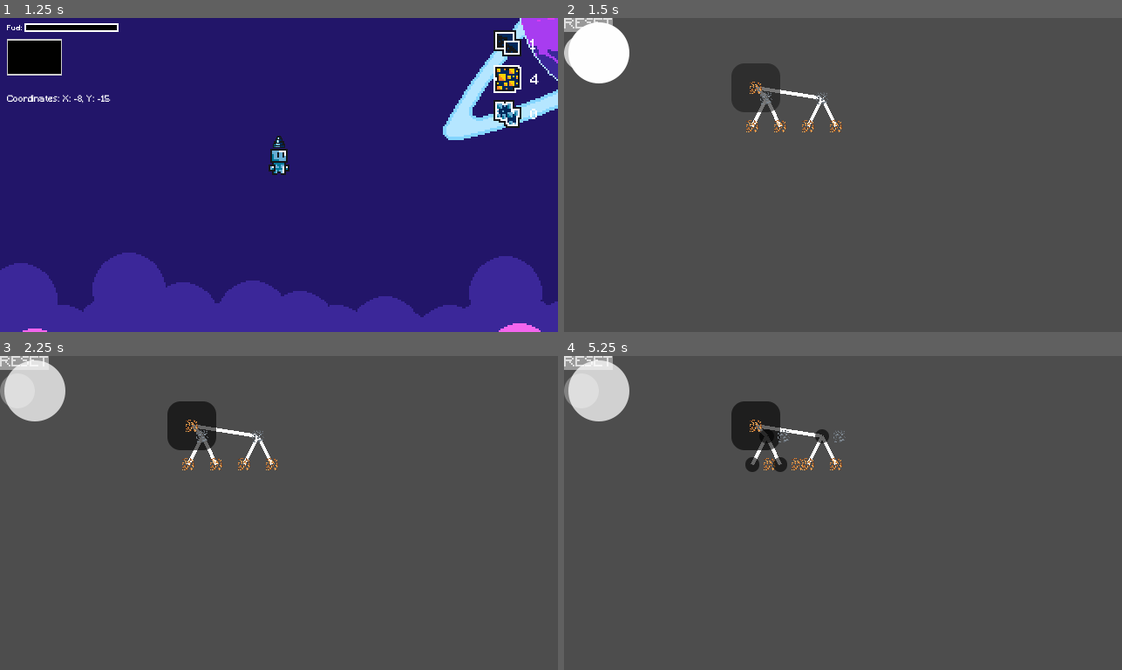
Above: before the commit, frames 1-4 (two rows, left to right).
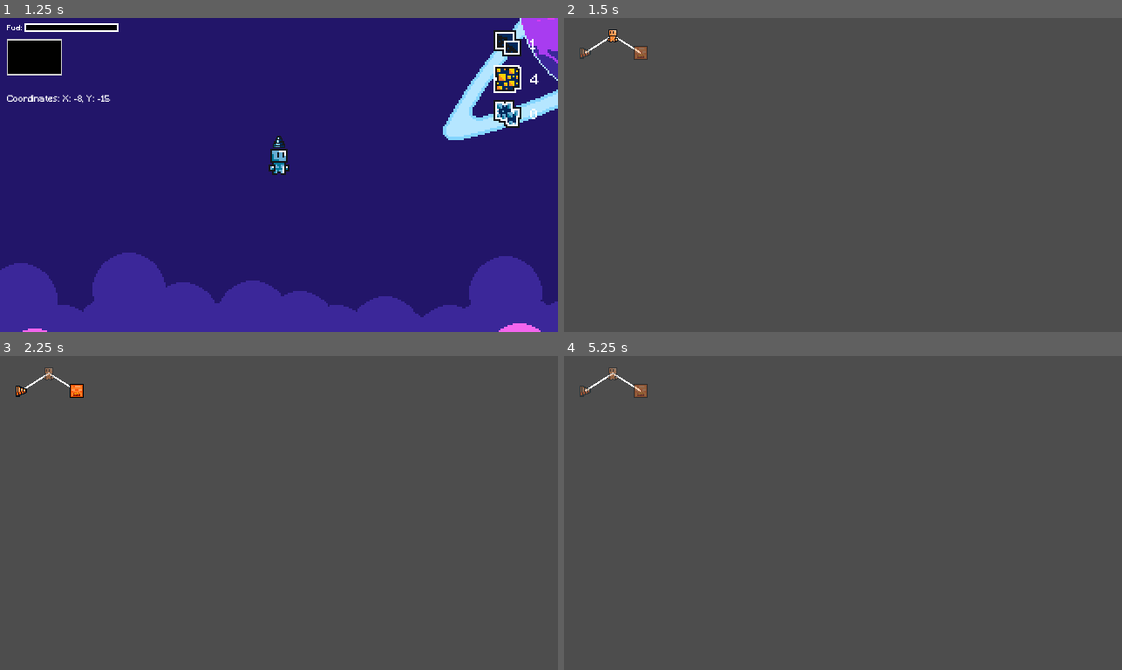
Above: after the commit, the same moments.

Repository: Renan-G-projec/A-Journey-Of-A-Robot
Game: Godot game, scene res://scenes/ui/menu.tscn
The game is run twice, just before and just after one commit, with the same random seed, the same clock (stepped at 60 frames per second) and the same inputs. The engine's default icon, where the game draws it, is replaced by a stand-in: a white triangle on a blue panel in a dark square.
Inputs (mouse positions are in pixels of both pictures, inside the frame that each line leads up to; where the layout moved, square brackets give the same spot in the first picture):
- Up to frame 1 (1.25 s): click "Play Game" at 0.5 s
- Up to frame 2 (1.5 s): tap Enter at 1.25 s; move the mouse to (597, 55) at 1.27 s; hold D (GoRight) from 1.28 s (still down); tap T (OpenTechTree) at 1.35 s; click (597, 55) at 1.42 s
- Up to frame 3 (2.25 s): tap Up at 1.52 s; release D (GoRight) at 2 s; click (50, 374) [189, 425] at 2 s
- Up to frame 4 (5.25 s): click (586, 390) [764, 437] at 2.75 s; click (642, 390) [820, 437] at 3.5 s; click (753, 465) at 4.27 s; click (781, 465) at 5.02 s

Frame 1 is identical in both runs. In frame 2, 3.7% of the frame differs, in the area x 0-50%, y 0-37%; in frame 3, 3.7%; in frame 4, 4.0%, in the area x 0-51%, y 0-37%.
Error before the commit: Invalid access to property or key 'zoom' on a base object of type 'null instance'. (res://scripts/ui/techtree_scene.gd:22)

Commit message:
Got Tech Tree working
I just got the entire tech tree working when the main scene is loaded with the press of the T button! I need to connect it to ores now

Diff:
--- a/scenes/ui/techtree.tscn
+++ b/scenes/ui/techtree.tscn
@@ -2,84 +2,87 @@
 
 [ext_resource type="PackedScene" uid="uid://chs5ip7fes88t" path="res://scenes/ui/techtree_node.tscn" id="1_8kas3"]
 [ext_resource type="Script" uid="uid://wipqk7nssg8e" path="res://scripts/ui/techtree.gd" id="1_uak1h"]
-[ext_resource type="Texture2D" uid="uid://bosgkrmrth7tg" path="res://assets/sprites/iron_ore.png" id="4_n3ral"]
-[ext_resource type="Texture2D" uid="uid://bfmk18budti48" path="res://assets/sprites/copper_ore.png" id="5_151rp"]
+[ext_resource type="Texture2D" uid="uid://bb8scfhg75f3b" path="res://assets/sprites/drillStage1TechTree.png" id="4_n3ral"]
+[ext_resource type="Texture2D" uid="uid://bo0kepnwkipta" path="res://assets/sprites/furnanceStage1TechTree.png" id="5_151rp"]
+
+[sub_resource type="StyleBoxEmpty" id="StyleBoxEmpty_ocdmj"]
+
+[sub_resource type="StyleBoxEmpty" id="StyleBoxEmpty_xoi5o"]
+
+[sub_resource type="StyleBoxEmpty" id="StyleBoxEmpty_1x505"]
+
+[sub_resource type="StyleBoxEmpty" id="StyleBoxEmpty_uve0u"]
+
+[sub_resource type="StyleBoxEmpty" id="StyleBoxEmpty_o3sd2"]
 
 [sub_resource type="StyleBoxEmpty" id="StyleBoxEmpty_bmhcj"]
 
+[sub_resource type="StyleBoxEmpty" id="StyleBoxEmpty_r78b4"]
+
+[sub_resource type="StyleBoxEmpty" id="StyleBoxEmpty_n3ral"]
+
+[sub_resource type="StyleBoxEmpty" id="StyleBoxEmpty_151rp"]
+
+[sub_resource type="StyleBoxEmpty" id="StyleBoxEmpty_28683"]
+
 [sub_resource type="StyleBoxEmpty" id="StyleBoxEmpty_syhwj"]
 
-[sub_resource type="StyleBoxEmpty" id="StyleBoxEmpty_jsxaf"]
+[sub_resource type="StyleBoxEmpty" id="StyleBoxEmpty_quyhe"]
 
-[sub_resource type="StyleBoxEmpty" id="StyleBoxEmpty_aeoh2"]
+[sub_resource type="StyleBoxEmpty" id="StyleBoxEmpty_kope0"]
 
-[sub_resource type="StyleBoxEmpty" id="StyleBoxEmpty_86ywn"]
+[sub_resource type="StyleBoxEmpty" id="StyleBoxEmpty_yucib"]
 
-[sub_resource type="StyleBoxEmpty" id="StyleBoxEmpty_fbp0s"]
+[sub_resource type="StyleBoxEmpty" id="StyleBoxEmpty_6m0jy"]
 
 [node name="Techtree" type="Control" unique_id=861137030]
 layout_mode = 3
 anchors_preset = 0
-offset_right = 128.0
-offset_bottom = 80.0
+offset_right = 112.0
+offset_bottom = 64.0
 script = ExtResource("1_uak1h")
 
 [node name="A" parent="." unique_id=2096825410 instance=ExtResource("1_8kas3")]
 layout_mode = 0
-offset_right = 56.0
-offset_bottom = 56.0
-icon = ExtResource("5_151rp")
+offset_left = 48.0
+offset_right = 64.0
+offset_bottom = 40.0
+theme_override_colors/icon_pressed_color = Color(0.21176471, 0.21568628, 0.21568628, 1)
+theme_override_colors/icon_hover_color = Color(0.827451, 0.827451, 0.827451, 1)
+theme_override_styles/normal = SubResource("StyleBoxEmpty_ocdmj")
+theme_override_styles/pressed = SubResource("StyleBoxEmpty_xoi5o")
+theme_override_styles/hover = SubResource("StyleBoxEmpty_1x505")
+theme_override_styles/disabled = SubResource("StyleBoxEmpty_uve0u")
+theme_override_styles/focus = SubResource("StyleBoxEmpty_o3sd2")
 
 [node name="B" parent="." unique_id=1304348069 instance=ExtResource("1_8kas3")]
 layout_mode = 0
-offset_left = 32.0
+offset_left = 16.0
 offset_top = 32.0
-offset_right = 49.0
+offset_right = 33.0
 offset_bottom = 48.0
+theme_override_colors/icon_pressed_color = Color(0.21176471, 0.21568628, 0.21568628, 1)
+theme_override_colors/icon_hover_color = Color(0.827451, 0.827451, 0.827451, 1)
 theme_override_styles/normal = SubResource("StyleBoxEmpty_bmhcj")
+theme_override_styles/pressed = SubResource("StyleBoxEmpty_r78b4")
+theme_override_styles/hover = SubResource("StyleBoxEmpty_n3ral")
+theme_override_styles/disabled = SubResource("StyleBoxEmpty_151rp")
+theme_override_styles/focus = SubResource("StyleBoxEmpty_28683")
+disabled = true
 icon = ExtResource("4_n3ral")
 
 [node name="C" parent="." unique_id=1097369655 instance=ExtResource("1_8kas3")]
 layout_mode = 0
-offset_left = 96.0
+offset_left = 80.0
 offset_top = 32.0
-offset_right = 112.0
+offset_right = 96.0
 offset_bottom = 48.0
+theme_override_colors/icon_pressed_color = Color(0.21176471, 0.21568628, 0.21568628, 1)
+theme_override_colors/icon_hover_color = Color(0.827451, 0.827451, 0.827451, 1)
 theme_override_styles/normal = SubResource("StyleBoxEmpty_syhwj")
-icon = ExtResource("4_n3ral")
-
-[node name="D" parent="." unique_id=1630890213 instance=ExtResource("1_8kas3")]
-layout_mode = 0
-offset_left = 16.0
-offset_top = 64.0
-offset_right = 32.0
-offset_bottom = 81.0
-theme_override_styles/normal = SubResource("StyleBoxEmpty_jsxaf")
+theme_override_styles/pressed = SubResource("StyleBoxEmpty_quyhe")
+theme_override_styles/hover = SubResource("StyleBoxEmpty_kope0")
+theme_override_styles/disabled = SubResource("StyleBoxEmpty_yucib")
+theme_override_styles/focus = SubResource("StyleBoxEmpty_6m0jy")
+disabled = true
 icon = ExtResource("5_151rp")
-
-[node name="E" parent="." unique_id=109521910 instance=ExtResource("1_8kas3")]
-layout_mode = 0
-offset_left = 48.0
-offset_top = 64.0
-offset_right = 64.0
-offset_bottom = 81.0
-theme_override_styles/normal = SubResource("StyleBoxEmpty_aeoh2")
-icon = ExtResource("5_151rp")
-
-[node name="F" parent="." unique_id=1371278899 instance=ExtResource("1_8kas3")]
-layout_mode = 0
-offset_left = 80.0
-offset_top = 64.0
-offset_right = 96.0
-offset_bottom = 80.0
-theme_override_styles/normal = SubResource("StyleBoxEmpty_86ywn")
-icon = ExtResource("5_151rp")
-
-[node name="G" parent="." unique_id=190434061 instance=ExtResource("1_8kas3")]
-layout_mode = 0
-offset_left = 112.0
-offset_top = 64.0
-offset_right = 128.0
-offset_bottom = 80.0
-theme_override_styles/normal = SubResource("StyleBoxEmpty_fbp0s")
-icon = ExtResource("5_151rp")
--- a/scenes/ui/techtree_node.tscn
+++ b/scenes/ui/techtree_node.tscn
@@ -1,11 +1,30 @@
 [gd_scene format=3 uid="uid://chs5ip7fes88t"]
 
-[ext_resource type="Texture2D" uid="uid://desc4bbpn04mk" path="res://icon.svg" id="1_0e48y"]
+[ext_resource type="Texture2D" uid="uid://ddbgc2yc1450k" path="res://assets/sprites/robotStage1TechTree.png" id="1_ggpi4"]
 [ext_resource type="Script" uid="uid://bofnca6iykrje" path="res://scripts/resources/node.gd" id="2_epypp"]
 
+[sub_resource type="StyleBoxEmpty" id="StyleBoxEmpty_r78b4"]
+
+[sub_resource type="StyleBoxEmpty" id="StyleBoxEmpty_n3ral"]
+
+[sub_resource type="StyleBoxEmpty" id="StyleBoxEmpty_151rp"]
+
+[sub_resource type="StyleBoxEmpty" id="StyleBoxEmpty_28683"]
+
+[sub_resource type="StyleBoxEmpty" id="StyleBoxEmpty_quyhe"]
+
 [node name="Techtree_node" type="Button" unique_id=2096825410]
-offset_right = 168.0
-offset_bottom = 168.0
+offset_right = 16.0
+offset_bottom = 16.0
+theme_override_colors/icon_focus_color = Color(0.21176471, 0.21568628, 0.21568628, 1)
+theme_override_colors/icon_pressed_color = Color(0.827451, 0.827451, 0.827451, 1)
+theme_override_styles/normal = SubResource("StyleBoxEmpty_r78b4")
+theme_override_styles/pressed = SubResource("StyleBoxEmpty_n3ral")
+theme_override_styles/hover = SubResource("StyleBoxEmpty_151rp")
+theme_override_styles/disabled = SubResource("StyleBoxEmpty_28683")
+theme_override_styles/focus = SubResource("StyleBoxEmpty_quyhe")
 toggle_mode = true
-icon = ExtResource("1_0e48y")
+icon = ExtResource("1_ggpi4")
 script = ExtResource("2_epypp")
+
+[connection signal="toggled" from="." to="." method="_on_toggled"]
--- a/scenes/ui/techtree_scene.tscn
+++ b/scenes/ui/techtree_scene.tscn
@@ -1,15 +1,14 @@
 [gd_scene format=3 uid="uid://hx00a0a61yb3"]
 
 [ext_resource type="Script" uid="uid://bftk4itewiwoe" path="res://scripts/ui/techtree_scene.gd" id="1_1x505"]
-[ext_resource type="FontFile" uid="uid://crac75pvc8fh1" path="res://fonts/Minecraft.ttf" id="1_xoi5o"]
 [ext_resource type="PackedScene" uid="uid://c4nf3m3efiyqh" path="res://scenes/ui/techtree.tscn" id="2_1x505"]
 
-[sub_resource type="StyleBoxFlat" id="StyleBoxFlat_dkk7v"]
-
 [node name="MarginContainer" type="MarginContainer" unique_id=2062859002]
-anchors_preset = 15
-anchor_right = 1.0
-anchor_bottom = 1.0
+anchors_preset = -1
+anchor_right = 0.156
+anchor_bottom = 0.178
+offset_right = 0.15999603
+offset_bottom = -0.08000183
 grow_horizontal = 2
 grow_vertical = 2
 script = ExtResource("1_1x505")
@@ -19,35 +18,19 @@
 
 [node name="SubViewport" type="SubViewport" parent="SubViewportContainer" unique_id=411035646]
 handle_input_locally = false
-size = Vector2i(150, 150)
+size = Vector2i(100, 64)
 render_target_update_mode = 4
 
 [node name="Techtree" parent="SubViewportContainer/SubViewport" unique_id=861137030 instance=ExtResource("2_1x505")]
-anchors_preset = 15
-anchor_right = 1.0
-anchor_bottom = 1.0
-offset_right = 0.0
-offset_bottom = 0.0
+anchors_preset = -1
+anchor_right = 0.8
+anchor_bottom = 0.42700002
+offset_right = 20.0
+offset_bottom = 28.671999
 grow_horizontal = 2
 grow_vertical = 2
 
 [node name="Camera2D" type="Camera2D" parent="SubViewportContainer/SubViewport" unique_id=380389726]
-position = Vector2(128, 128)
-
-[node name="Button" type="Button" parent="SubViewportContainer" unique_id=1292479820]
-layout_mode = 2
-theme_override_fonts/font = ExtResource("1_xoi5o")
-theme_override_font_sizes/font_size = 16
-theme_override_styles/normal = SubResource("StyleBoxFlat_dkk7v")
-text = "RESET"
-
-[node name="HSlider" type="HSlider" parent="SubViewportContainer" unique_id=1239533236]
-layout_mode = 2
-min_value = 1.0
-max_value = 5.0
-step = 0.25
-value = 1.0
+anchor_mode = 0
 
 [connection signal="resized" from="SubViewportContainer" to="." method="_on_sub_viewport_container_resized"]
-[connection signal="pressed" from="SubViewportContainer/Button" to="." method="_on_button_pressed"]
-[connection signal="value_changed" from="SubViewportContainer/HSlider" to="." method="_on_h_slider_value_changed"]
--- a/scripts/resources/node.gd
+++ b/scripts/resources/node.gd
@@ -3,15 +3,13 @@
 var neighbors: Array = [] : set = set_neighbors
 var lines : Array = []
 var neighbor_lines : Array = []
-var delay := 10
 
 func add_line(neighbor: Button) -> void:
 	var line: Line2D = Line2D.new()
-	line.width = 4
+	line.width = 2
 	line.z_index = -1
 	line.add_point(global_position + size / 2)
 	line.add_point(neighbor.global_position + neighbor.size/2)
-
 	lines.push_back(line)
 	neighbor.neighbor_lines.push_back(line)
 	get_parent().add_child(line)
@@ -27,17 +25,14 @@
 		if not neighbors.has(neighbor):
 			add_line(neighbor)
 	neighbors = new_neighbors
-func _on_Button_toggled(button_pressed: Button) -> void:
-	if button_pressed:
-		for neigbor: Button in neighbors:
-			neigbor.disabled = false
 
 
 func _process(delta: float) -> void:
-	if Input.is_action_just_pressed("ui_left") and is_hovered():
-		delay = delay - 1
-		if delay < 0:
-			position = get_global_mouse_position() - size/2
-			update_lines()
-	if Input.is_action_just_released("ui_left"):
-		delay = 10
+	update_lines()
+
+
+func _on_toggled(toggled_on: bool) -> void:
+	if toggled_on:
+		for neighbor: Button in neighbors:
+			neighbor.disabled = false
+		disabled = true
--- a/scripts/ui/techtree.gd
+++ b/scripts/ui/techtree.gd
@@ -2,28 +2,9 @@
 
 var reset: Array = []
 
-
-
-func reset_nodes() -> void:
-	var index: int = 0
-	for child in get_children():
-		if child is Button:
-			child.position = reset[index]
-			child.update_lines()
-			index = index + 1
-			child.pressed = false
-			if child != $A:
-				child.disabled = true
 # Called when the node enters the scene tree for the first time.
 func _ready() -> void:
 	$A.neighbors= [$B, $C]
-	$B.neighbors= [$D, $E]
-	$C.neighbors= [$F, $G]
 	for child in get_children():
 		if child is Button:
 			reset.push_back(child.position)
-
-
-# Called every frame. 'delta' is the elapsed time since the previous frame.
-func _process(delta: float) -> void:
-	pass
--- a/scripts/ui/techtree_scene.gd
+++ b/scripts/ui/techtree_scene.gd
@@ -11,13 +11,4 @@
 
 
 func _on_sub_viewport_container_resized() -> void:
-	$SubViewportContainer/SubViewport.size = $SubViewportContainer.size
-
-
-func _on_button_pressed() -> void:
-	$SubViewportContainer/SubViewport/Techtree.reset_nodes() # Replace with function body.
-
-
-func _on_h_slider_value_changed(value: float) -> void:
-	$ViewportContainer/Viewport/Camera2D.zoom.x = value
-	$ViewportContainer/Viewport/Camera2D.zoom.y = value
+	$SubViewportContainer/SubViewport.size = $SubViewportContainer.size# Replace with function body.
Binary file changed: assets/sprites/drill.png
Binary file added: assets/sprites/drillStage1TechTree.png
Not shown, added: assets/sprites/drillStage1TechTree.png.import
Binary file added: assets/sprites/furnanceStage1TechTree.png
Not shown, added: assets/sprites/furnanceStage1TechTree.png.import
Binary file added: assets/sprites/robotStage1TechTree.png
Not shown, added: assets/sprites/robotStage1TechTree.png.import
